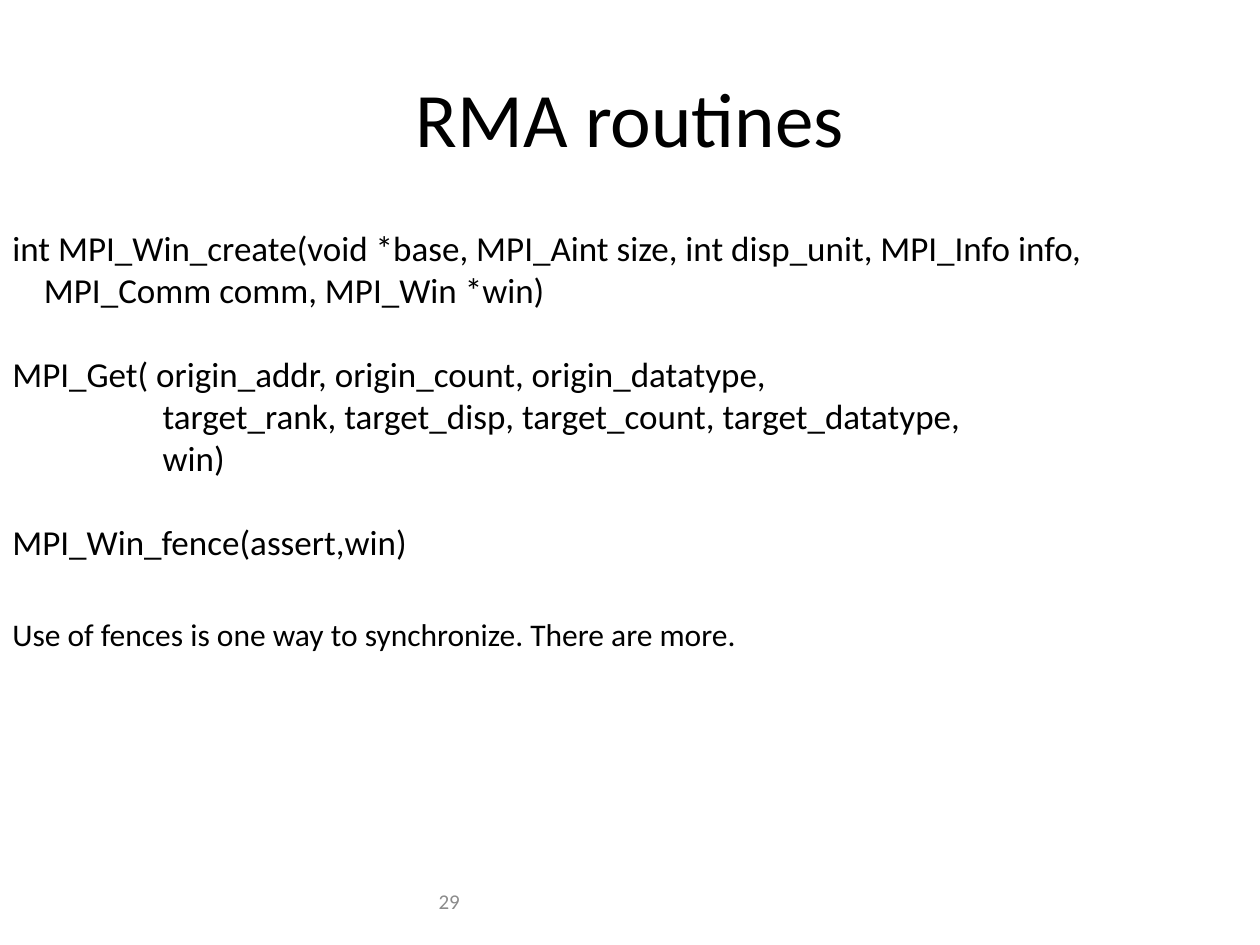
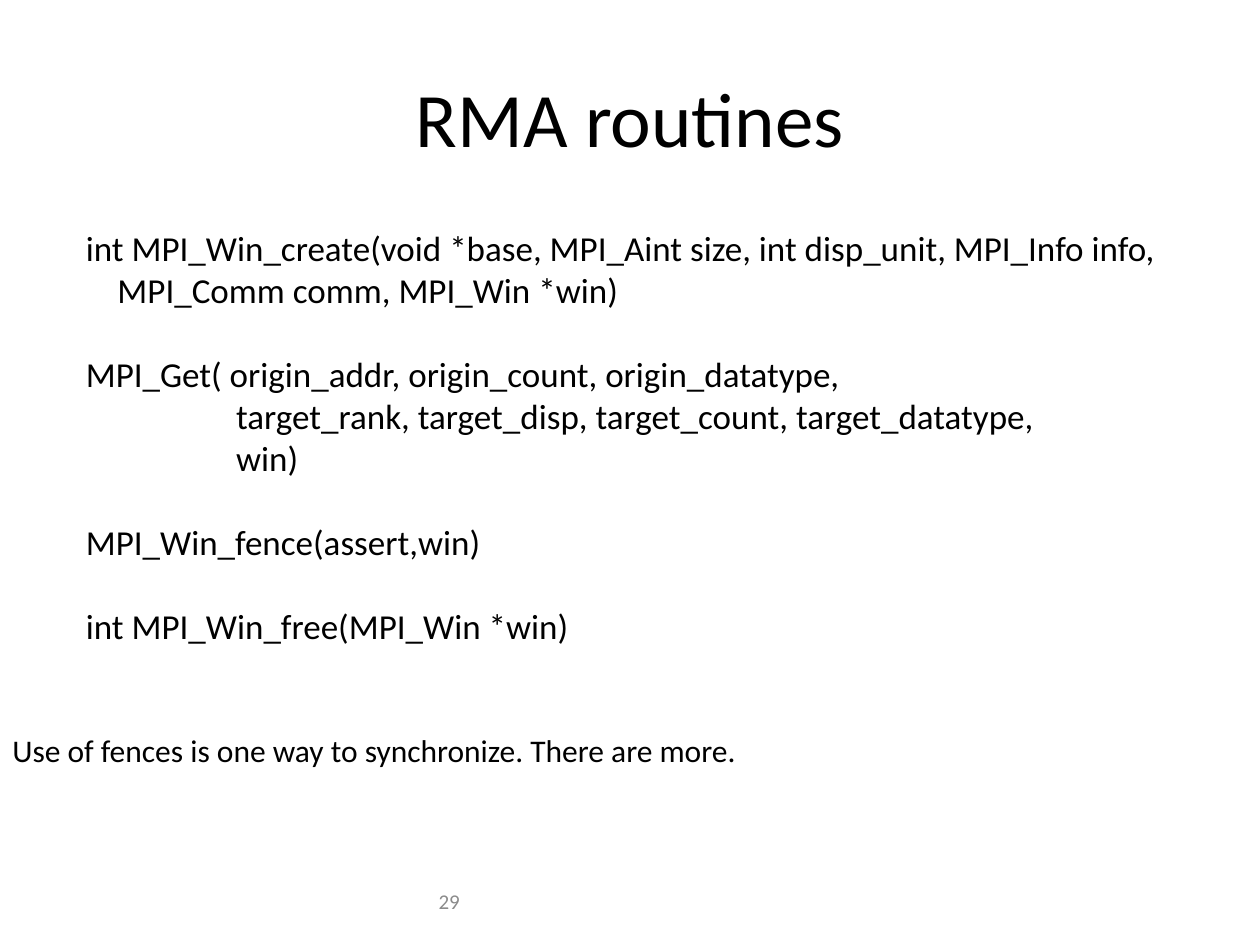
Before and after one commit to allenyllee/Parallel-Computing-Book, a slide deck: slide 29 of slides/MPI/MPI-point2point.pptx. Drawn at 1260x945 pixels with LibreOffice and Linux fonts; fonts in the diff are those of the drawing; background and template pictures are left out. Boxes give left, top, right and bottom in pixels: in the first picture for what was removed or moved away, otherwise in the second. Text is boxed around its words. In the diff, an @@ line names an element or a change of style, - is before the commit and + after.

```diff
--- a/slides/MPI/MPI-point2point.pptx
+++ b/slides/MPI/MPI-point2point.pptx
@@ text "int MPI_Win_create(void *base, MPI_Aint size, ...": place and size @@
-text "int MPI_Win_create(void *base, MPI_Aint size, ..." at (12,235,1081,560)
+text "int MPI_Win_create(void *base, MPI_Aint size, ..." at (86,235,1155,644)
@@ text at (86,613,569,644): paragraph added @@
+int MPI_Win_free(MPI_Win *win)
@@ text "Use of fences is one ...": place and size @@
-text "Use of fences is one ..." at (12,624,736,651)
+text "Use of fences is one ..." at (12,740,736,767)
```
Also in this commit, not shown: 3 slides added, 4 other files.
